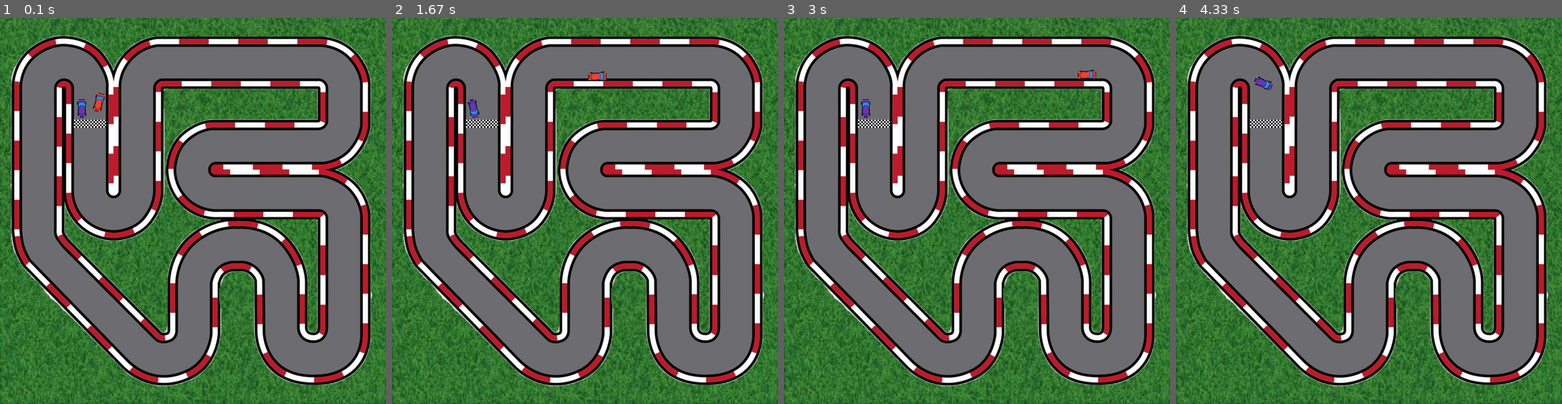
Above: before the commit, frames 1-4 (left to right).
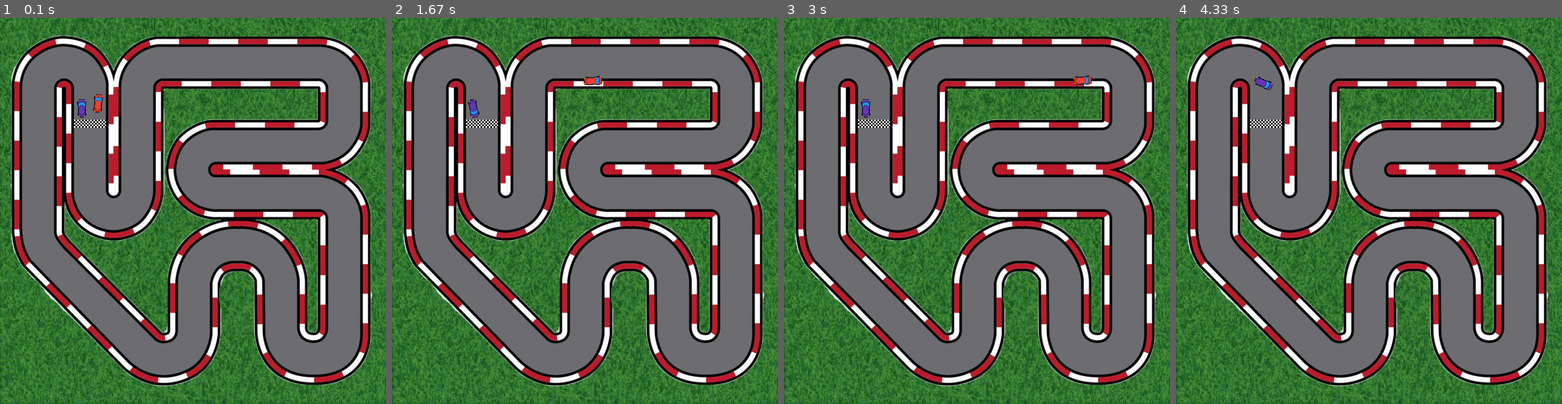
Above: after the commit, the same moments.

Repository: AmirmasoudCS/Pygame-Course
Game: pygame game, started from project_04/main.py
Same seed, same stepped clock (60 frames per second), same inputs: the game is played once before the commit and once after it.
Inputs:
- Up to frame 1 (0.1 s): no input
- Up to frame 2 (1.67 s): hold D 0.33-0.8 s; hold D 1.17-1.63 s
- Up to frame 3 (3 s): hold A 1.67-2.2 s; hold A 2.57-2.97 s
- Up to frame 4 (4.33 s): hold W 3-3.37 s; hold D 3.4-4.03 s; hold S from 4.07 s (still down)

The runs differ from the first frame. In frame 1, less than 0.1% of the frame differs, in the area x 24-28%, y 19-25%; in frame 2, 0.2%; in frame 3, 0.2%, in the area x 74-81%, y 13-18%; in frame 4, nothing differs.

Commit message:
Updating the follow path algorithm

Diff:
--- a/project_04/main.py
+++ b/project_04/main.py
@@ -181,31 +181,37 @@
         if self.current_point >= len(self.path):
             self.current_point = 0
 
-        look_ahead = 5
-        target_index = (self.current_point + look_ahead) % len(self.path)
-
-        target_x, target_y = self.path[target_index]
+        target_x, target_y = self.path[self.current_point]
 
         dx = target_x - self.x
         dy = target_y - self.y
+
         distance = math.hypot(dx, dy)
 
-        if distance < 15:
+        if distance < 20:
             self.current_point += 1
             return
 
-        target_angle = math.degrees(math.atan2(dx, -dy))
+        target_angle = math.degrees(
+            math.atan2(dx, -dy)
+        )
 
         angle_difference = (
             target_angle - self.angle + 180
         ) % 360 - 180
 
         if angle_difference > 0:
-            self.angle += min(self.rotation_vel, angle_difference)
+            self.angle += min(
+                self.rotation_vel,
+                angle_difference
+            )
         elif angle_difference < 0:
-            self.angle -= min(self.rotation_vel, -angle_difference)
-
-        self.vel = min(self.vel + self.acceleration, self.max_vel)
+            self.angle -= min(
+                self.rotation_vel,
+                -angle_difference
+            )
+
+        self.vel = self.max_vel
         self.move()
 
     def draw(self, win):
